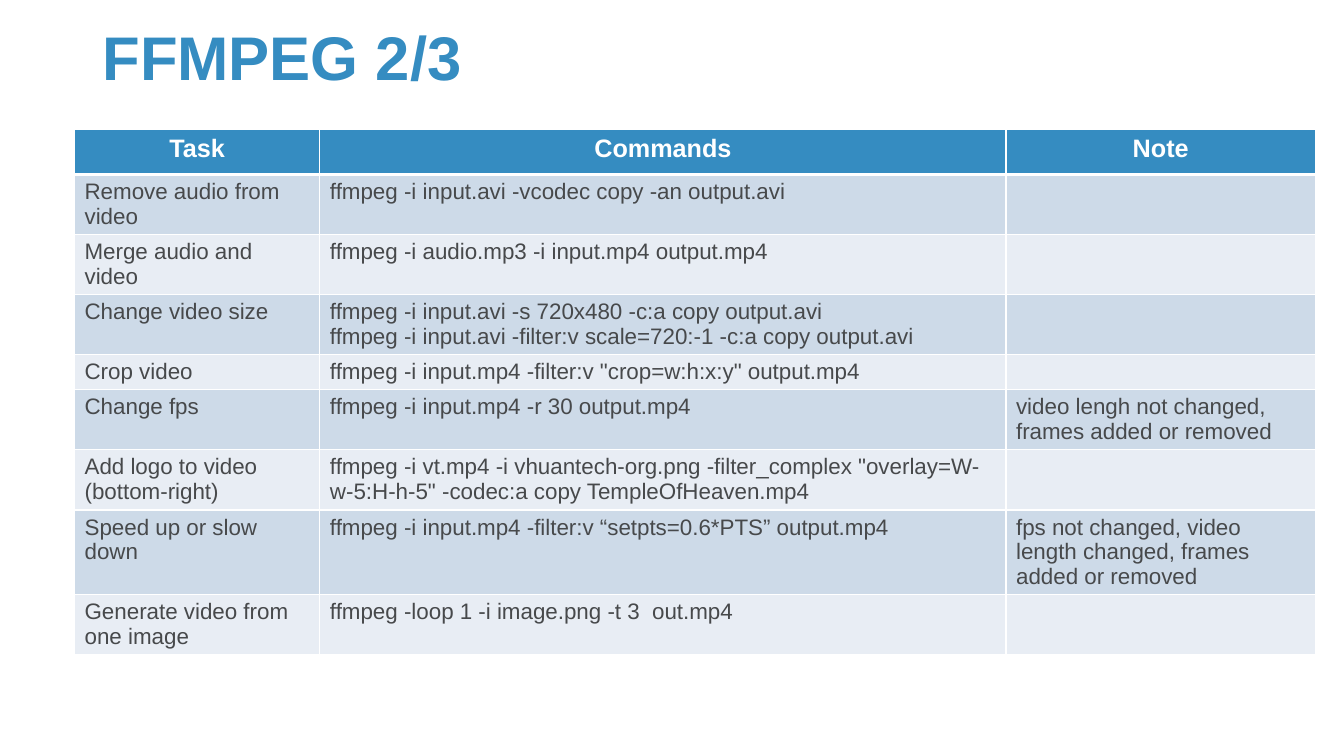
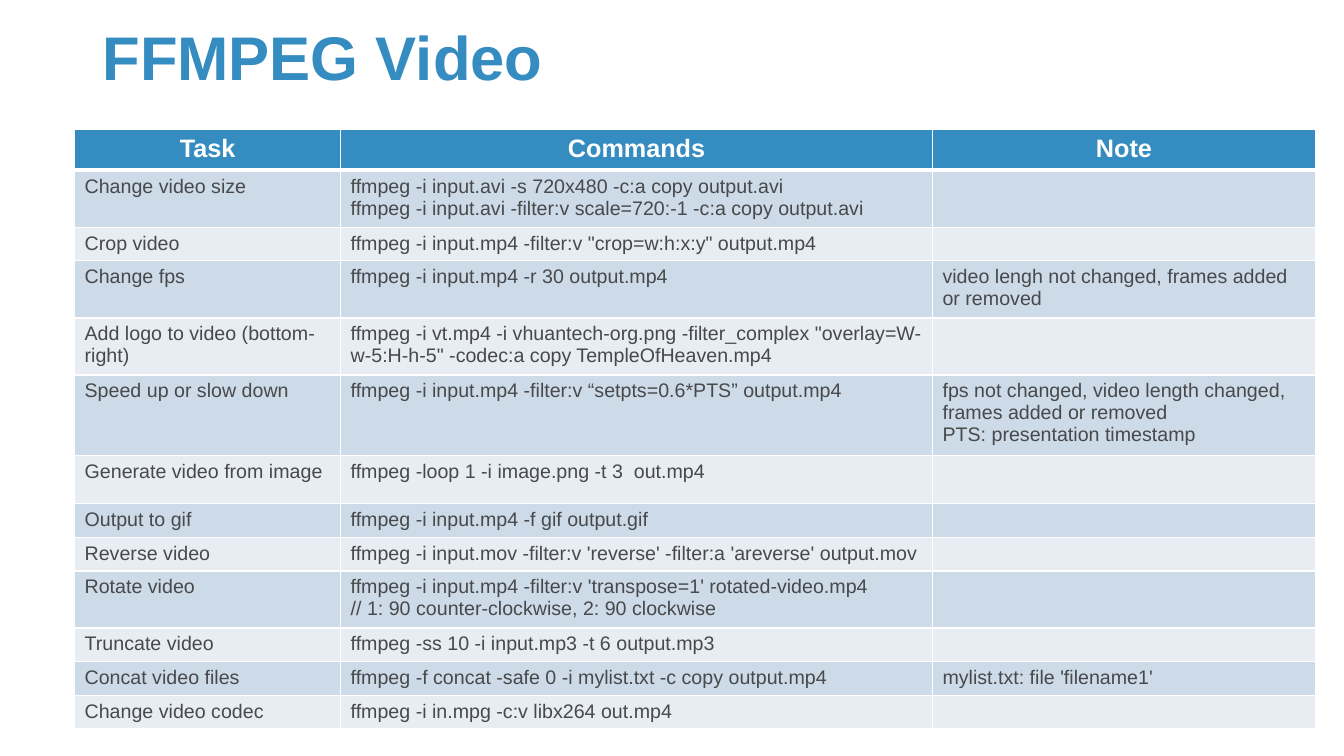
Before and after one commit to Sparks-Lu/TechNotes, a slide deck: slide 11 of Misc/Media-Notes.pptx (slide 9 before the commit). Drawn at 1344x756 pixels with LibreOffice and Linux fonts; fonts in the diff are those of the drawing; background and template pictures are left out. Boxes give left, top, right and bottom in pixels: in the first picture for what was removed or moved away, otherwise in the second. Text is boxed around its words. In the diff, an @@ line names an element or a change of style, - is before the commit and + after.

```diff
--- a/Misc/Media-Notes.pptx
+++ b/Misc/Media-Notes.pptx
@@ title at [102,35,542,81]: text changed @@
-FFMPEG 2/3
+FFMPEG Video
@@ table at [75,130,1316,729] @@
-row 2: Remove audio from video | ffmpeg -i input.avi -vcodec copy -an output.avi | 
-row 3: Merge audio and video | ffmpeg -i audio.mp3 -i input.mp4 output.mp4 | 
-row 8: Speed up or slow down | ffmpeg -i input.mp4 -filter:v “setpts=0.6*PTS” output.mp4 | fps not changed, video length changed, frames added or removed
-row 9: Generate video from one image | ffmpeg -loop 1 -i image.png -t 3 out.mp4 | 
+row 6: Speed up or slow down | ffmpeg -i input.mp4 -filter:v “setpts=0.6*PTS” output.mp4 | fps not changed, video length changed, frames added or removed / PTS: presentation timestamp
+row 7: Generate video from image | ffmpeg -loop 1 -i image.png -t 3 out.mp4 | 
+row 8: Output to gif | ffmpeg -i input.mp4 -f gif output.gif | 
+row 9: Reverse video | ffmpeg -i input.mov -filter:v 'reverse' -filter:a 'areverse' output.mov | 
+row 10: Rotate video | ffmpeg -i input.mp4 -filter:v 'transpose=1' rotated-video.mp4 / // 1: 90 counter-clockwise, 2: 90 clockwise | 
+row 11: Truncate video | ffmpeg -ss 10 -i input.mp3 -t 6 output.mp3 | 
+row 12: Concat video files | ffmpeg -f concat -safe 0 -i mylist.txt -c copy output.mp4 | mylist.txt: file 'filename1'
+row 13: Change video codec | ffmpeg -i in.mpg -c:v libx264 out.mp4 | 
```
Also in this commit, not shown: 2 other slides changed, 5 slides added, 3 other files.
